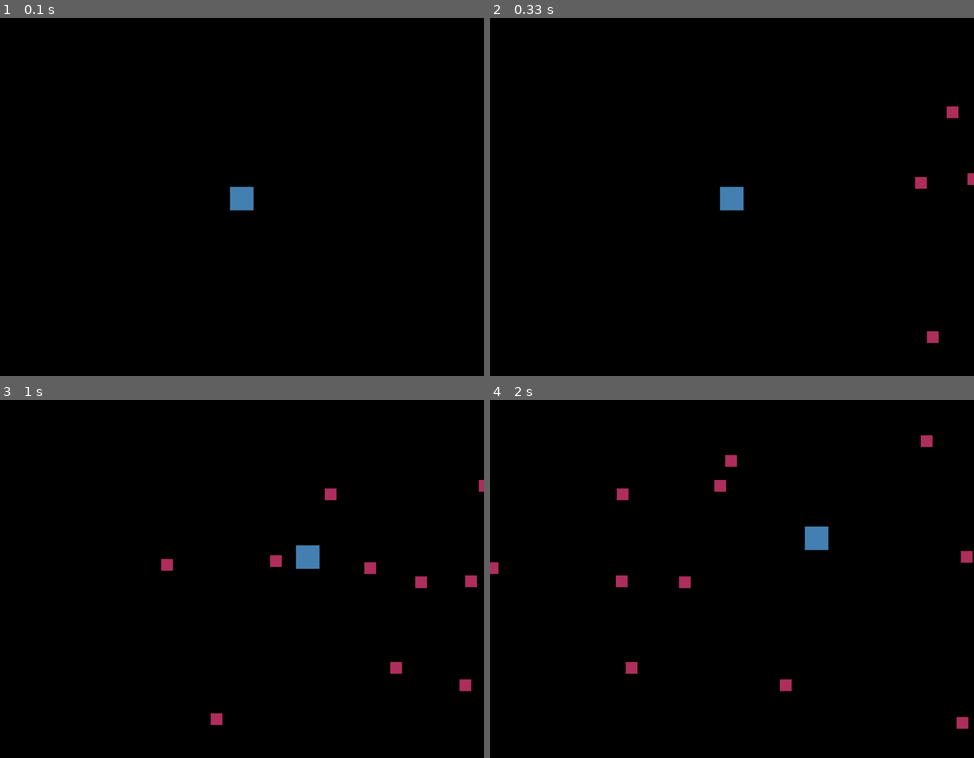
Above: before the commit, frames 1-4 (two rows, left to right).
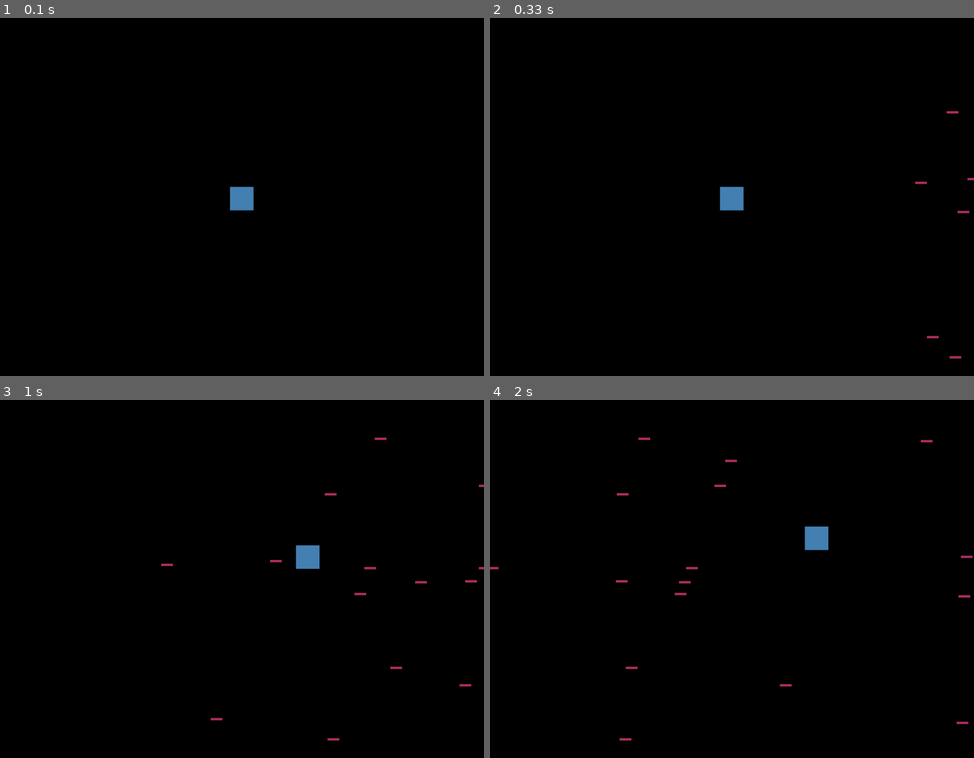
Above: after the commit, the same moments.

Repository: Fort66/Group_9_2_24_1
Game: pygame game, started from Pygame/primitives/moves.py
The game is run twice, just before and just after one commit, with the same random seed, the same clock (stepped at 60 frames per second) and the same inputs.
Inputs:
- Up to frame 1 (0.1 s): no input
- Up to frame 2 (0.33 s): no input
- Up to frame 3 (1 s): hold Right 0.33-0.8 s; hold Up from 0.83 s (still down)
- Up to frame 4 (2 s): release Up at 1.13 s; hold Right 1.17-1.63 s; hold Left from 1.67 s (still down)

Frame 1 is identical in both runs. In frame 2, 0.3% of the frame differs, in the area x 87-100%, y 24-96%; in frame 3, 0.7%; in frame 4, 0.9%, in the area x 0-100%, y 9-96%.

Commit message:
add dogfight project

Diff:
--- /dev/null
+++ b/Pygame/dogfight/classes/class_Clouds.py
@@ -0,0 +1,39 @@
+from pygame import Surface
+from pygame.image import load
+from pygame.transform import scale_by
+
+from random import uniform, choice
+
+from .class_Screen import win
+
+clouds_list = [
+    'images/cloud2.png',
+    'images/cloud3.png',
+    'images/cloud4.png',
+    'images/cloud5.png'
+]
+
+
+class Clouds:
+    def __init__(self):
+        self.image = scale_by(load(choice(clouds_list)).convert_alpha(), .8)
+        self.rect = self.image.get_rect(center=(
+                uniform(win.screen.get_width(), win.screen.get_width() + 1000),
+                uniform(0, win.screen.get_height())
+            ))
+        self.speed = uniform(2, 4)
+
+    def generate(self):
+        if self.rect.left < -2000:
+            self.rect = self.image.get_rect(center=(
+                uniform(win.screen.get_width() + 1000, win.screen.get_width() + 5000),
+                uniform(0, win.screen.get_height())
+            ))
+
+    def move(self):
+        self.rect.move_ip(-self.speed, 0)
+
+    def update(self):
+        self.move()
+        self.generate()
+        win.screen.blit(self.image, self.rect)
--- /dev/null
+++ b/Pygame/dogfight/classes/class_Enemies.py
@@ -0,0 +1,33 @@
+from pygame import Surface
+from pygame.image import load
+from pygame.transform import scale_by
+
+from random import uniform
+
+from .class_Screen import win
+
+class Enemies:
+    def __init__(self):
+        # self.image = Surface((25, 5))
+        # self.image.fill('Maroon')
+        self.image = scale_by(load('images/rocket.gif').convert_alpha(), .3)
+        self.rect = self.image.get_rect(center=(
+                uniform(win.screen.get_width(), win.screen.get_width() + 1000),
+                uniform(0, win.screen.get_height())
+            ))
+        self.speed = uniform(5, 15)
+
+    def generate(self):
+        if self.rect.left < -200:
+            self.rect = self.image.get_rect(center=(
+                uniform(win.screen.get_width(), win.screen.get_width() + 1000),
+                uniform(0, win.screen.get_height())
+            ))
+
+    def move(self):
+        self.rect.move_ip(-self.speed, 0)
+
+    def update(self):
+        self.move()
+        self.generate()
+        win.screen.blit(self.image, self.rect)
--- /dev/null
+++ b/Pygame/dogfight/classes/class_Game.py
@@ -0,0 +1,45 @@
+import pygame as pg
+pg.init()
+
+from pygame.time import Clock
+from pygame.event import get
+from pygame.locals import QUIT, KEYDOWN, K_ESCAPE
+
+from .class_Screen import win
+from .class_Player import Player
+from .class_Enemies import Enemies
+from .class_Clouds import Clouds
+
+
+player = Player()
+enemies = [Enemies() for _ in range(15)]
+clouds = [Clouds() for _ in range(15)]
+
+
+
+class Game:
+    def __init__(self):
+        self.fps = 60
+        self.clock = Clock()
+        self.loop = True
+
+
+    def run(self):
+
+        while self.loop:
+            win.screen.fill('SkyBlue')
+
+            for event in get():
+                if event.type == QUIT or (event.type == KEYDOWN and event.key == K_ESCAPE):
+                    self.loop = False
+
+            player.update()
+
+            for enemy in enemies:
+                enemy.update()
+
+            for cloud in clouds:
+                cloud.update()
+
+            pg.display.update()
+            self.clock.tick(self.fps)
--- /dev/null
+++ b/Pygame/dogfight/classes/class_Player.py
@@ -0,0 +1,47 @@
+from pygame import Surface
+from pygame.key import get_pressed
+from pygame.locals import K_LEFT, K_RIGHT, K_UP, K_DOWN, K_w, K_s, K_a, K_d
+from pygame.image import load
+from pygame.transform import scale_by
+
+from .class_Screen import win
+
+class Player:
+    def __init__(self):
+        # self.image = Surface((50, 50))
+        # self.image.fill('SteelBlue')
+        self.image = scale_by(load('images/su-33.png').convert_alpha(), .2)
+        self.rect = self.image.get_rect(center=(
+            win.screen.get_width() // 2,
+            win.screen.get_height() // 2
+        ))
+        self.speed = 5
+
+    def move(self):
+        keys = get_pressed()
+        if keys[K_LEFT] or keys[K_a]:
+            self.rect.move_ip(-self.speed, 0)
+
+        if keys[K_RIGHT] or keys[K_d]:
+            self.rect.move_ip(self.speed, 0)
+
+        if keys[K_UP] or keys[K_w]:
+            self.rect.move_ip(0, -self.speed)
+
+        if keys[K_DOWN] or keys[K_s]:
+            self.rect.move_ip(0, self.speed)
+
+    def check_position(self):
+        if self.rect.left <= 0:
+            self.rect.left = 0
+        if self.rect.right >= win.screen.get_width():
+            self.rect.right = win.screen.get_width()
+        if self.rect.top <= 0:
+            self.rect.top = 0
+        if self.rect.bottom >= win.screen.get_height():
+            self.rect.bottom = win.screen.get_height()
+
+    def update(self):
+        self.move()
+        self.check_position()
+        win.screen.blit(self.image, self.rect)
--- /dev/null
+++ b/Pygame/dogfight/classes/class_Screen.py
@@ -0,0 +1,19 @@
+from pygame.display import set_mode, set_caption
+from pygame.locals import DOUBLEBUF
+
+
+class Screen:
+    __instance = None
+
+    def __new__(cls):
+        if cls.__instance is None:
+            cls.__instance = object.__new__(cls)
+        return cls.__instance
+
+    def __init__(self):
+        self.screen = set_mode([1920, 1080], DOUBLEBUF)
+        self.caption = set_caption('My Game')
+
+
+
+win = Screen()
--- /dev/null
+++ b/Pygame/dogfight/main.py
@@ -0,0 +1,12 @@
+from pygame import quit
+from classes.class_Game import Game
+
+
+def main():
+    game = Game()
+    game.run()
+
+
+if __name__ == "__main__":
+    main()
+    quit()
--- /dev/null
+++ b/Pygame/dogfight/pyproject.toml
@@ -0,0 +1,10 @@
+[project]
+name = "dogfight"
+version = "0.1.0"
+description = "Add your description here"
+readme = "README.md"
+requires-python = ">=3.13"
+dependencies = [
+    "icecream>=2.1.8",
+    "pygame>=2.6.1",
+]
--- a/Pygame/primitives/moves.py
+++ b/Pygame/primitives/moves.py
@@ -60,7 +60,7 @@
 
 class Rockets:
     def __init__(self):
-        self.image = pg.Surface((25, 25))
+        self.image = pg.Surface((25, 5))
         self.image.fill('Maroon')
         self.rect = self.image.get_rect(center=(
                 uniform(scr.get_width(), scr.get_width() + 1000),
@@ -86,7 +86,7 @@
 player = Player()
 
 
-rokets = [Rockets() for _ in range(15)]
+rokets = [Rockets() for _ in range(20)]
 
 
 
Not shown, added: Pygame/dogfight/README.md
Binary file added: Pygame/dogfight/images/cloud2.png
Binary file added: Pygame/dogfight/images/cloud3.png
Binary file added: Pygame/dogfight/images/cloud4.png
Binary file added: Pygame/dogfight/images/cloud5.png
Binary file added: Pygame/dogfight/images/rocket.gif
Binary file added: Pygame/dogfight/images/su-33.png
Not shown, added: Pygame/dogfight/.python-version
Not shown, added: Pygame/dogfight/uv.lock
